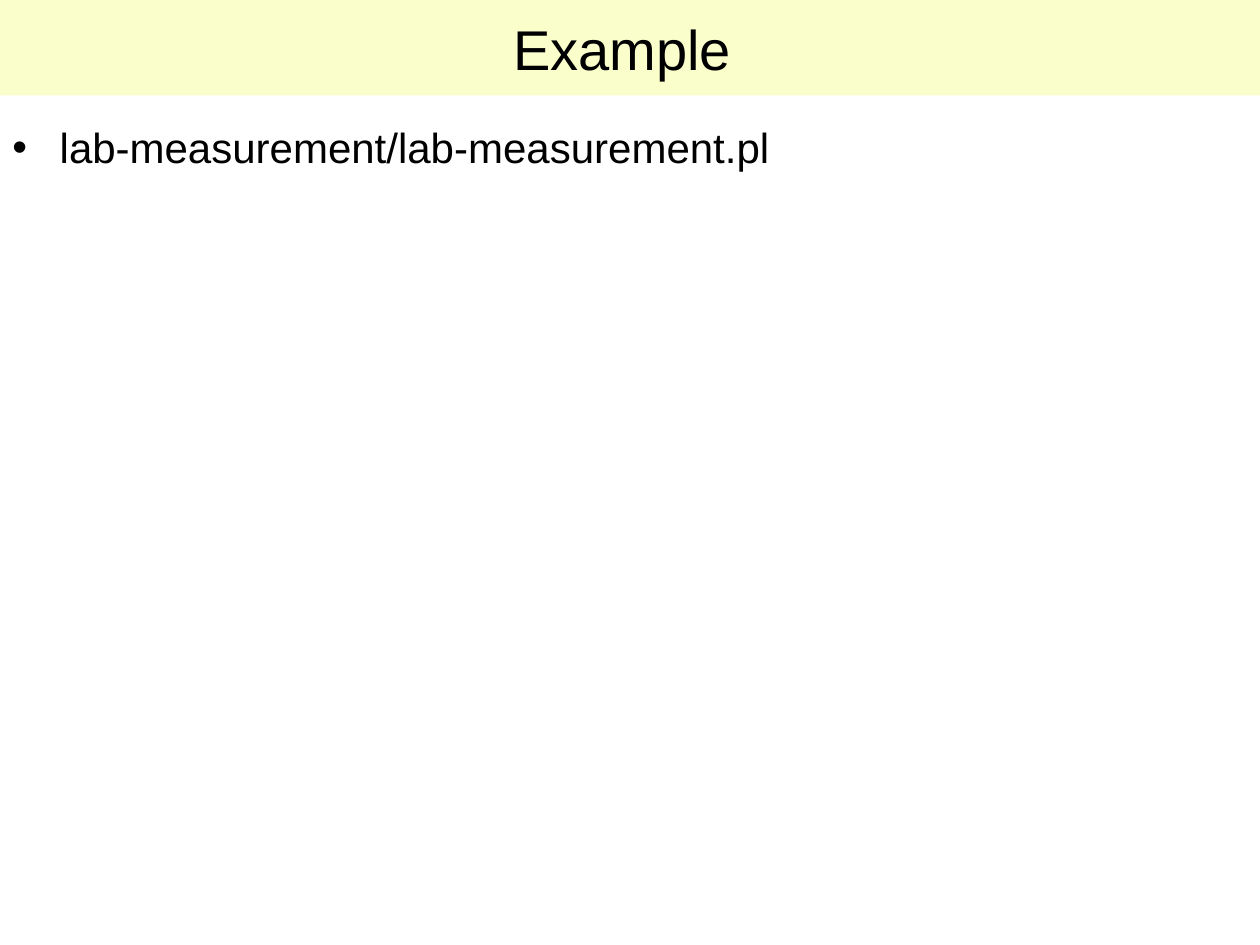
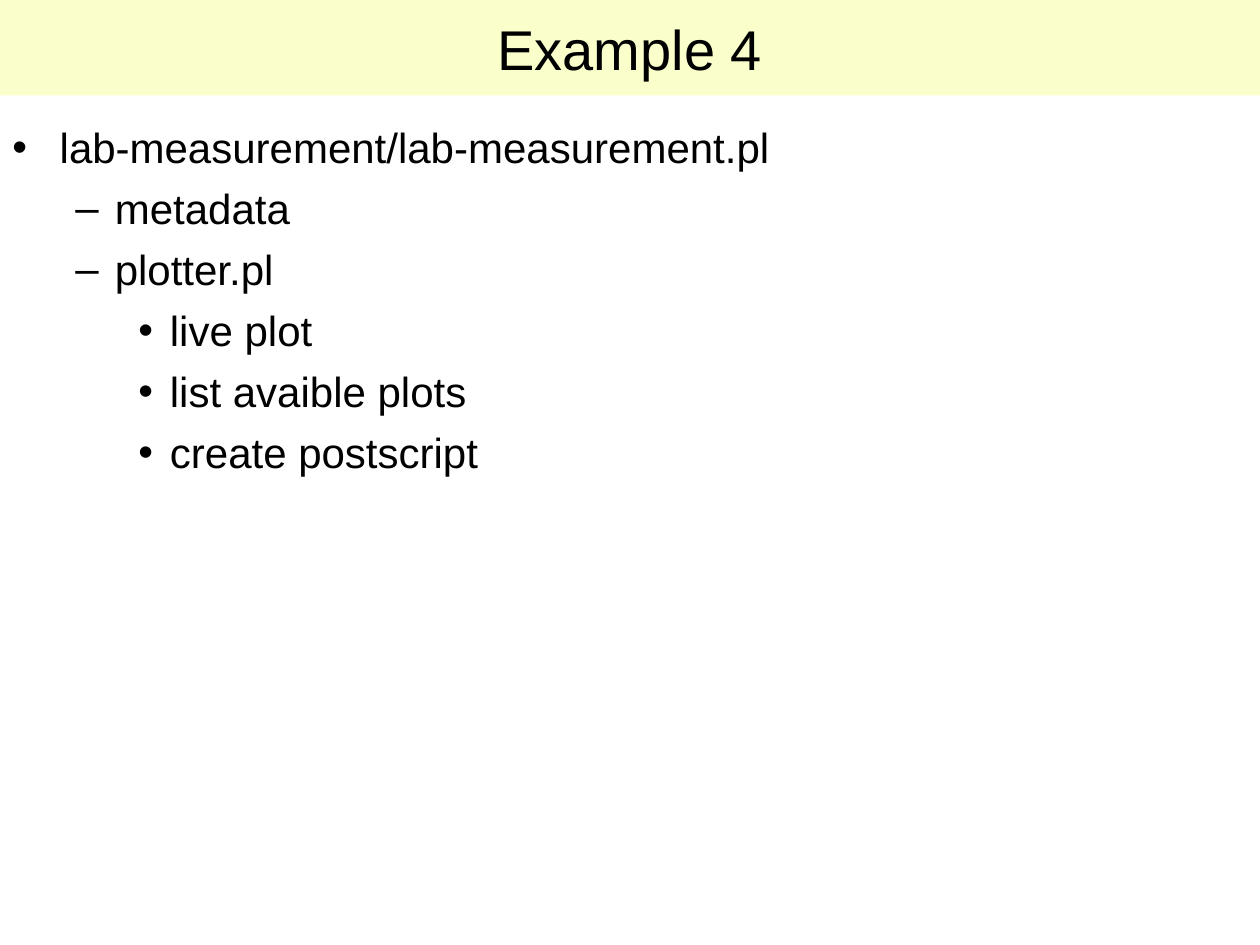
Before and after one commit to lab-measurement/Lab-Measurement, a slide deck: slide 13 of VISA/Tutorial/Talk/Lab-VISA.ppt (slide 12 before the commit). Drawn at 1260x945 pixels with LibreOffice and Linux fonts; fonts in the diff are those of the drawing. Boxes give left, top, right and bottom in pixels: in the first picture for what was removed or moved away, otherwise in the second. Text is boxed around its words. In the diff, an @@ line names an element or a change of style, - is before the commit and + after.

```diff
--- a/VISA/Tutorial/Talk/Lab-VISA.ppt
+++ b/VISA/Tutorial/Talk/Lab-VISA.ppt
@@ title at (498, 29, 762, 80): text changed @@
-Example
+Example 4
@@ text at (115, 193, 478, 477): paragraphs added @@
+  – metadata
+  – plotter.pl
+    • live plot
+    • list avaible plots
+    • create postscript
```
Also in this commit, not shown: 5 other slides changed, 1 slide added, 1 other file.
